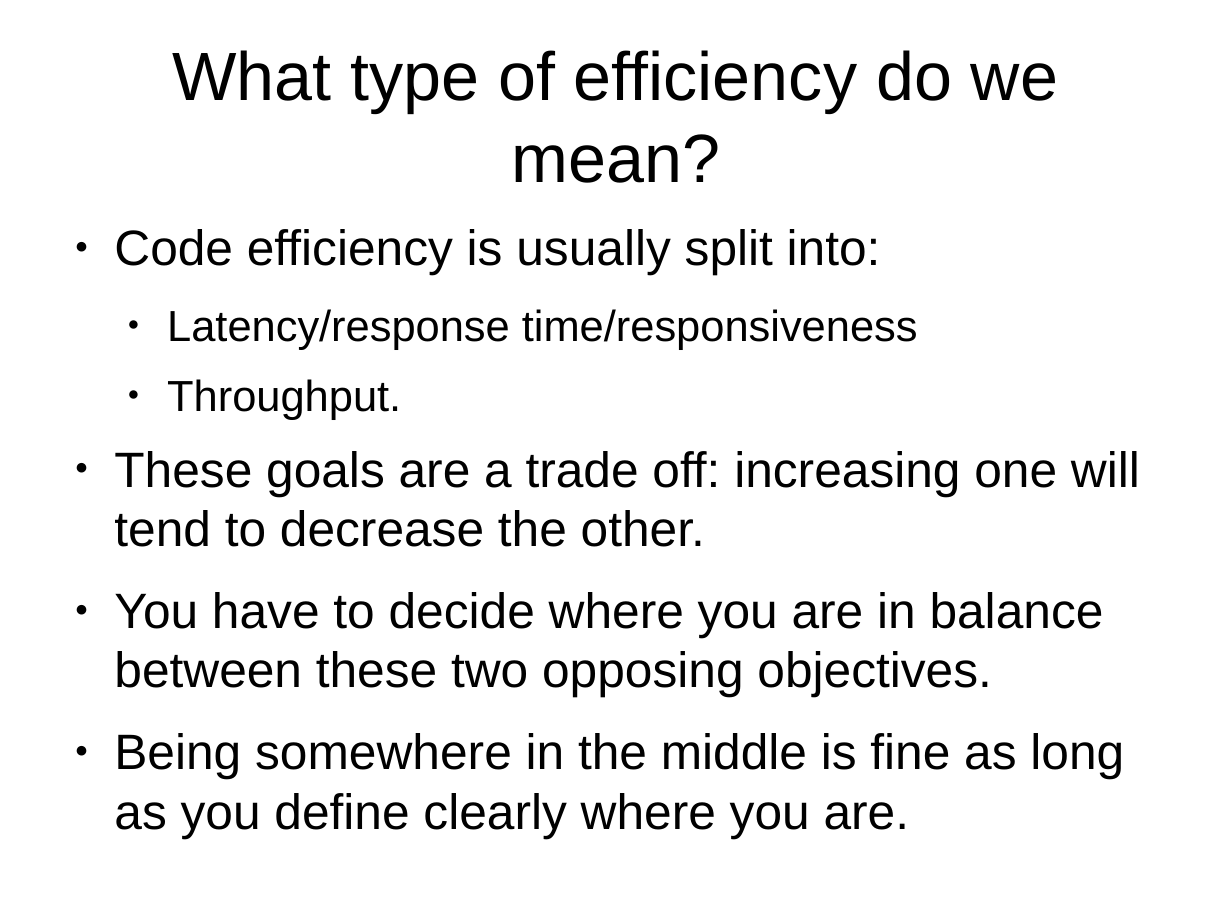
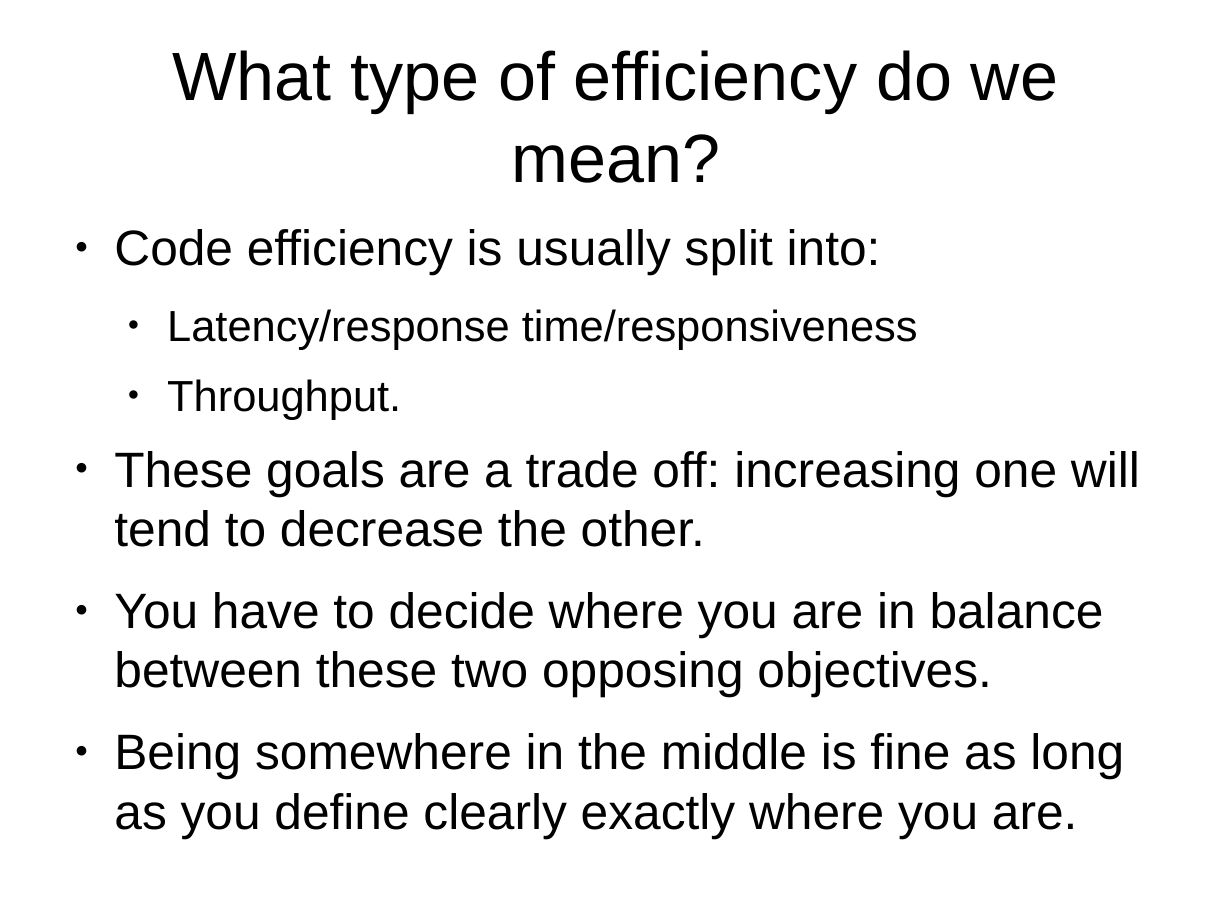
Before and after one commit to veltzer/demos, a slide deck: slide 46 of cpp/multi_core/effective_cplusplus.odp. Drawn at 1232x924 pixels with LibreOffice and Linux fonts; fonts in the diff are those of the drawing. Boxes give left, top, right and bottom in pixels: in the first picture for what was removed or moved away, otherwise in the second. Text is boxed around its words. In the diff, an @@ line names an element or a change of style, - is before the commit and + after.

```diff
--- a/cpp/multi_core/effective_cplusplus.odp
+++ b/cpp/multi_core/effective_cplusplus.odp
@@ text at (114,733,1124,838): text changed @@
-● Being somewhere in the middle is fine as long as you define clearly where you are.
+● Being somewhere in the middle is fine as long as you define clearly exactly where you are.
```
Also in this commit, not shown: 11 other slides changed, 6 slides added, 1 other file.
